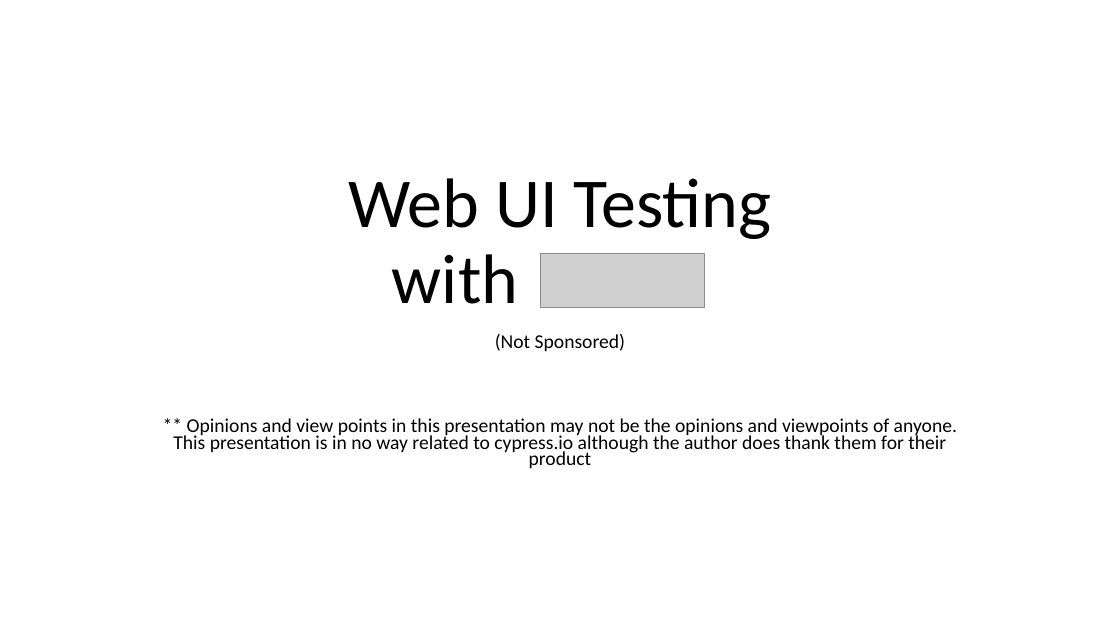
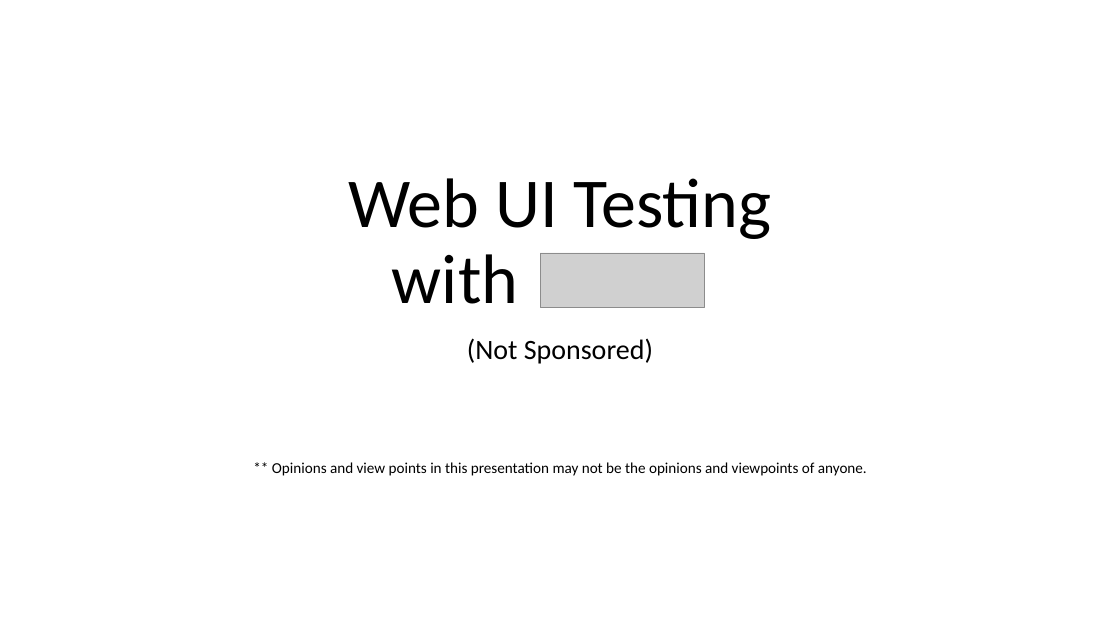
Before and after one commit to JoryUK/CypressTestingExampleApp, a slide deck: slide 1 of UiTestingWithCypress.pptx. Drawn at 1120x630 pixels with LibreOffice and Linux fonts; fonts in the diff are those of the drawing; grey boxes stand for pictures. Boxes give left, top, right and bottom in pixels: in the first picture for what was removed or moved away, otherwise in the second. Text is boxed around its words. In the diff, an @@ line names an element or a change of style, - is before the commit and + after.

```diff
--- a/UiTestingWithCypress.pptx
+++ b/UiTestingWithCypress.pptx
@@ subtitle at (x1=467, y1=338, x2=653, y2=364): size 16.8 to 24 pt in "(Not Sponsored)"; line spacing 0.7 to 0.9 @@
@@ subtitle at (x1=272, y1=462, x2=867, y2=476): text changed; size 16.8 to 13 pt @@
-** Opinions and view points in this presentation may not be the opinions and viewpoints of anyone. This presentation is in no way related to cypress.io although the author does thank them for their product
+** Opinions and view points in this presentation may not be the opinions and viewpoints of anyone.
```
Also in this commit, not shown: 4 other slides changed, 3 slides added, 2 slides removed.
